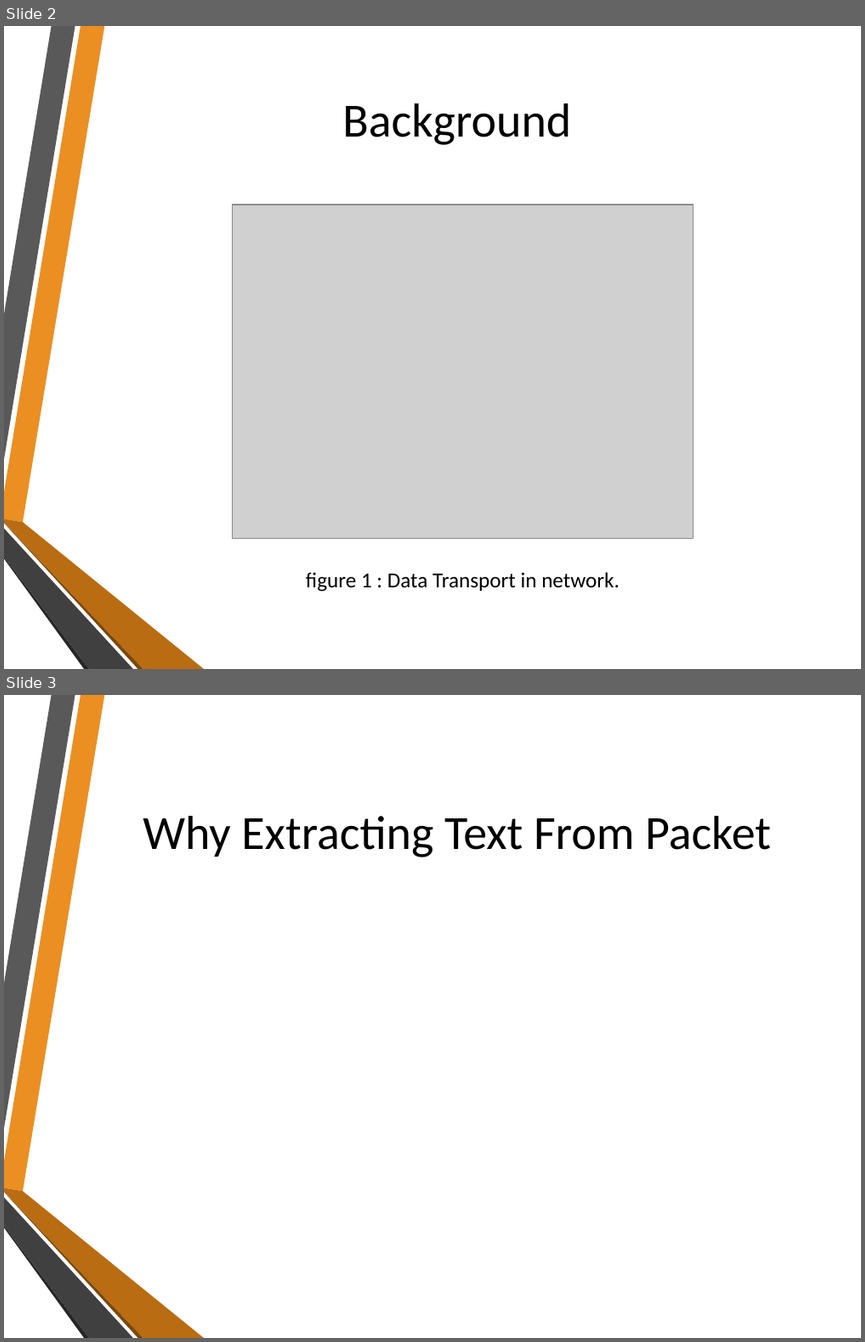
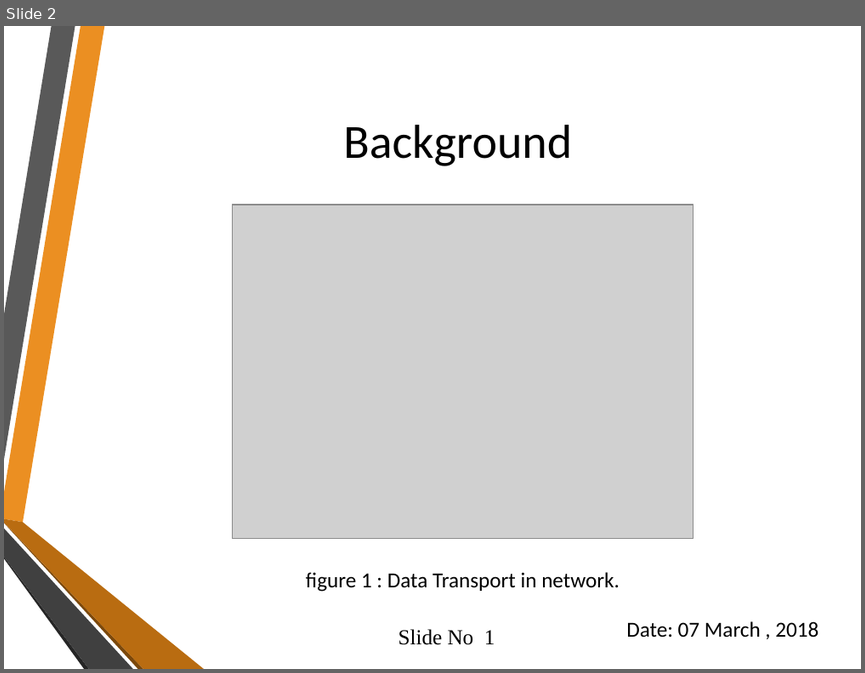
Before and after one commit to PritomKumar/SPLproject-1, a slide deck: Extracting Text File From Downloaded Packet File.pptx. Shown one above the other, each under a label of ours: slides 2 and 3 before the commit, slide 2 after it. The pictures are 865x1342 and 865x673 pixels, drawn with LibreOffice and Linux fonts; fonts in the diff are those of the drawing; grey boxes stand for pictures; background and template pictures are left out. Boxes give left, top, right and bottom in pixels: in the first picture for what was removed or moved away, otherwise in the second. Text is boxed around its words. In the diff, an @@ line names an element or a change of style, - is before the commit and + after.

```diff
--- a/Extracting Text File From Downloaded Packet File.pptx
+++ b/Extracting Text File From Downloaded Packet File.pptx
@@ slide 3 removed at [4, 695, 861, 1338], background picture (left out); not listed: 6 template elements that a slide beside it also shows @@
@@ title removed at [143, 816, 771, 857] @@
-Why Extracting Text From Packet
@@ slide 2 changed as well @@
@@ title "Background": place and size @@
-title "Background" at [342, 103, 571, 145]
+title "Background" at [343, 125, 572, 166]
@@ text added at [398, 629, 495, 645], 18 pt, text #000000 @@
+Slide No 1
@@ text added at [626, 621, 818, 636], 18 pt, text #000000 @@
+Date: 07 March , 2018
```
Also in this commit, not shown: 1 other slide changed, 8 slides added, 3 other slides removed, 5 other files.
